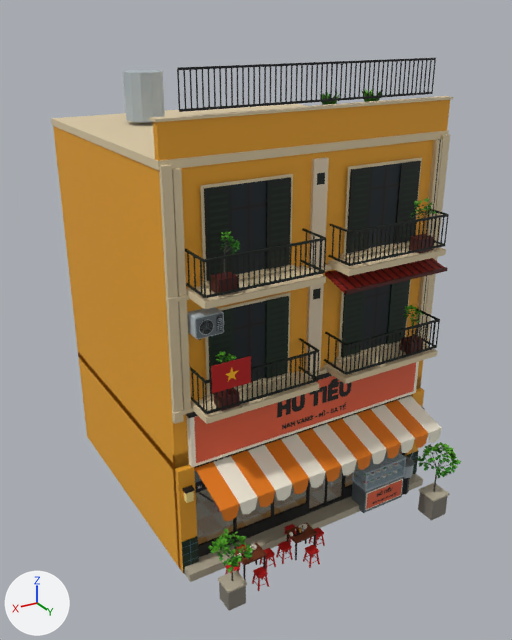
An edit to the FBX model Assets/PhoViet/Art/Streets/PV_StreetShop09.fbx, drawn before and after from the same camera.
Both versions are drawn from a 50 mm lens placed at (10.22, 17.96, 13.93), pointed at (0.33, 1.49, 5.69). The axes (+X, +Y, +Z) are drawn at lower left. The lights are the same throughout. The first picture is the older version. Objects named as collision shapes, trigger or cutter boxes, shadow casters or lower levels of detail are left out. Where no turn or scale is listed for an object, it has been applied to the vertices. Vertices at exactly the same position are counted once.

In view in the first picture: 'PV_StreetShop09_LOD0'.
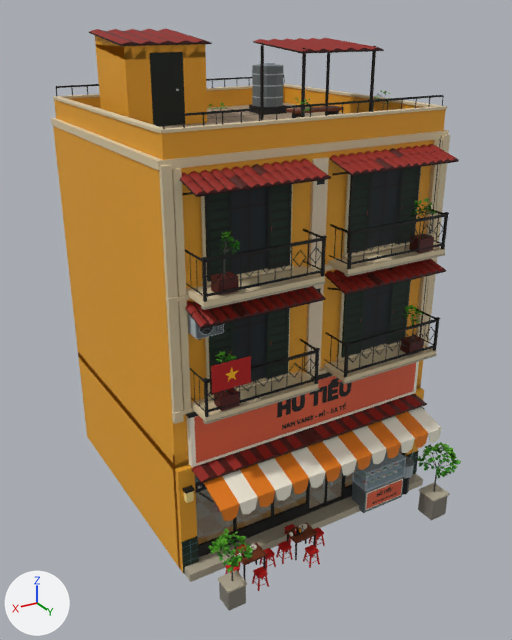
Location of each change, [x1, y1, x2, y2] in pixels of the pictures (512 x 640 px):
'PV_StreetShop09_LOD0', reshaped
    before: [51, 58, 461, 611]
    after: [51, 28, 461, 611]
part 1 of me_pv_streetshop09_lod0, added
    after: [206, 378, 317, 413]
part 2 of me_pv_streetshop09_lod0, added
    after: [205, 350, 318, 384]
part 3 of me_pv_streetshop09_lod0, added
    after: [204, 381, 209, 417]
part 4 of me_pv_streetshop09_lod0, added
    after: [314, 351, 319, 384]
part 5 of me_pv_streetshop09_lod0, added
    after: [208, 372, 292, 399]
part 6 of me_pv_streetshop09_lod0, rebuilt
    before: [208, 308, 234, 394]
    after: [213, 322, 231, 363]
part 7 of me_pv_streetshop09_lod0, rebuilt
    before: [265, 296, 289, 378]
    after: [266, 309, 287, 378]
part 8 of me_pv_streetshop09_lod0, rebuilt
    before: [204, 371, 292, 400]
    after: [210, 377, 285, 399]
part 9 of me_pv_streetshop09_lod0, deleted
    before: [123, 58, 453, 414]
part 10 of me_pv_streetshop09_lod0, built on
    before: [153, 100, 450, 424]
    after: [53, 28, 459, 483]

The edits, one by one:
me_pv_streetshop09_lod0 is used by ob_pv_streetshop09_lod0; location (0.0, 0.0, 0.0).
me_pv_streetshop09_lod0 had 15408 vertices, 11630 faces and spanned x -4.23..4.23, y -3.93..6.21, z 0.0..12.93.
me_pv_streetshop09_lod0 now has 16819 vertices, 11854 faces and spans x -4.21..4.21, y -3.93..6.21, z 0.0..13.57.
me_pv_streetshop09_lod0 part 1: a new loose piece, a box spanning x 0.411..3.669, y 4.683..4.748, z 5.211..5.249, in mat_pv_streetatlas (picture img_pv_streetpalette_png).
me_pv_streetshop09_lod0 part 2: a new loose piece, a box spanning x 0.411..3.669, y 4.683..4.748, z 6.009..6.071, in mat_pv_streetatlas (picture img_pv_streetpalette_png).
me_pv_streetshop09_lod0 part 3: the loose piece of 8 vertices spanning x 3.28..3.72, y 5.38..5.82, z 0.64..0.66 is copied, and the copy is scaled about its middle by (0.148, 0.148, 48), then moved by (0.14, -0.88, 4.93); it spans x 3.61..3.67, y 4.68..4.75, z 5.1..6.06.
me_pv_streetshop09_lod0 part 4: the loose piece of 8 vertices spanning x 3.28..3.72, y 5.38..5.82, z 0.64..0.66 is copied, and the copy is scaled about its middle by (0.148, 0.148, 48), then moved by (-3.06, -0.88, 4.93); it spans x 0.41..0.47, y 4.68..4.75, z 5.1..6.06.
me_pv_streetshop09_lod0 part 5: the loose piece of 8 vertices spanning x -3.68..3.68, y 4.1..4.12, z 3.42..4.78 is copied, and the copy is scaled about its middle by (0.34, 7.5, 0.0478), then moved by (2.04, -0.09, 1.09); it spans x 0.79..3.29, y 3.94..4.09, z 5.16..5.23.
me_pv_streetshop09_lod0 part 6: the loose piece of 8 vertices spanning x 2.52..3.18, y 4.0..4.06, z 5.25..7.41 is rebuilt with 4 vertices and now spans x 2.53..3.18, y 4.04, z 5.25..7.41.
me_pv_streetshop09_lod0 part 7: the loose piece of 8 vertices spanning x 0.9..1.56, y 4.0..4.06, z 5.25..7.41 is rebuilt with 4 vertices and now spans x 0.9..1.55, y 4.04, z 5.25..7.41.
me_pv_streetshop09_lod0 part 8: the loose piece of 8 vertices spanning x 0.77..3.31, y 3.93..4.09, z 5.13..5.21 is rebuilt with 4 vertices and now spans x 0.82..3.26, y 4.08, z 5.14..5.17.
me_pv_streetshop09_lod0 part 9: 322 loose pieces with 2182 vertices, spanning x -4.23..4.23, y -2.05..4.88, z 5.13..12.93, are deleted.
me_pv_streetshop09_lod0 part 10: 1 vertex moved within x -3.67, y 4.81, z 7.56; 231 vertices removed from x -4.18..4.18, y 3.7..4.89, z 4.94..11.9; 3780 vertices added at x -4.11..4.11, y -3.91..4.87, z 3.15..13.57.
Other edits to the shape of me_pv_streetshop09_lod0 do not show in these pictures.
